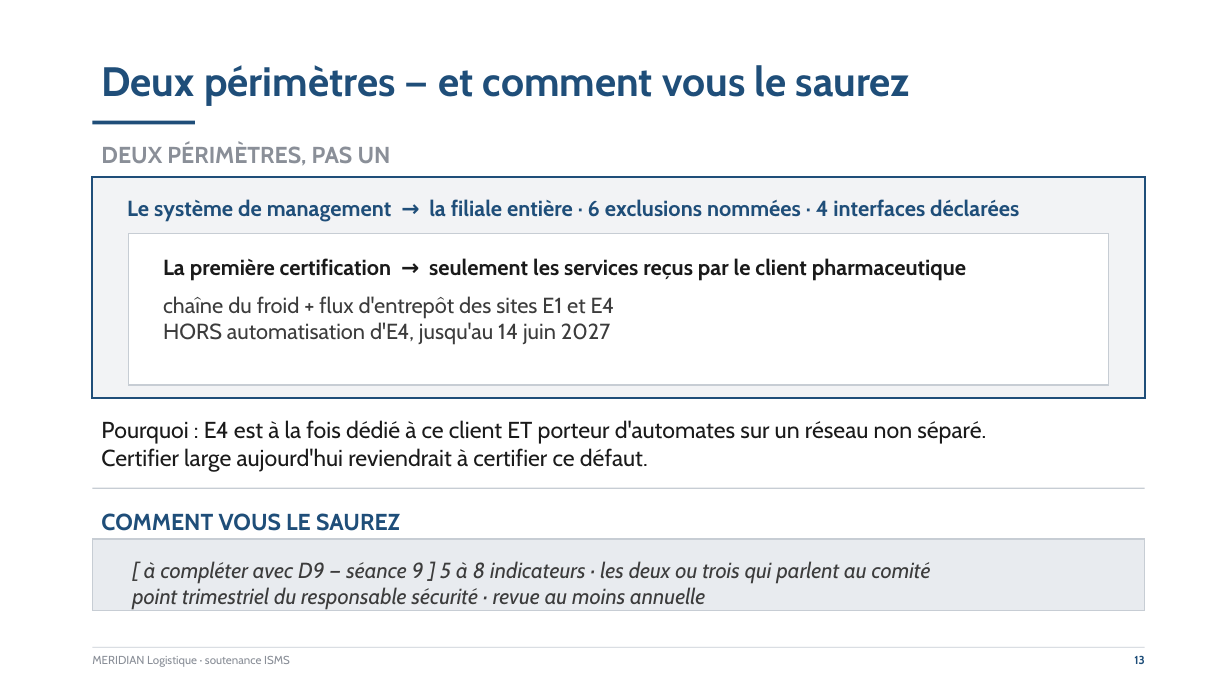
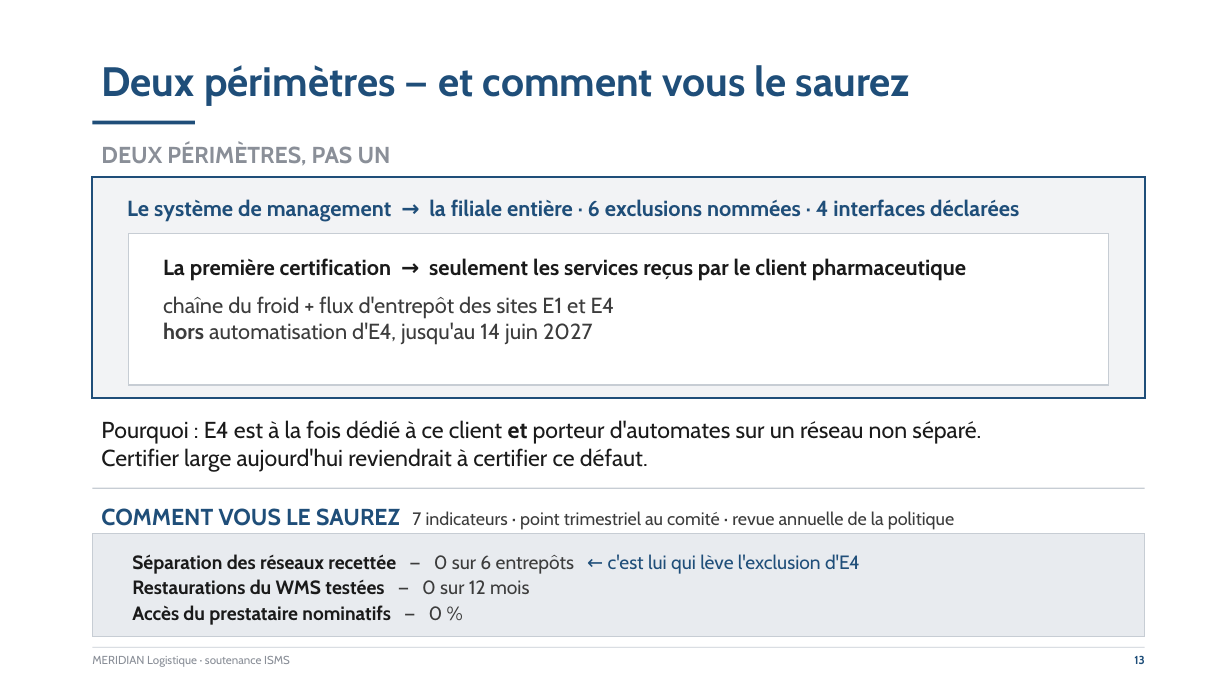
Before and after one commit to Override-6/ISMS-cours, a slide deck: slide 13 of meridian.pptx. Drawn at 1232x693 pixels with LibreOffice and Linux fonts; fonts in the diff are those of the drawing. Boxes give left, top, right and bottom in pixels: in the first picture for what was removed or moved away, otherwise in the second. Text is boxed around its words. In the diff, an @@ line names an element or a change of style, - is before the commit and + after.

Commit message:
update slides

```diff
--- a/meridian.pptx
+++ b/meridian.pptx
@@ text at [163, 296, 615, 345]: text changed @@
-chaîne du froid + flux d'entrepôt des sites E1 et E4
-HORS automatisation d'E4, jusqu'au 14 juin 2027
+chaîne du froid + flux d'entrepôt des sites E1 et E4
+hors automatisation d'E4, jusqu'au 14 juin 2027
@@ text at [101, 420, 981, 472]: text changed @@
-Pourquoi : E4 est à la fois dédié à ce client ET porteur d'automates sur un réseau non séparé.
-Certifier large aujourd'hui reviendrait à certifier ce défaut.
+Pourquoi : E4 est à la fois dédié à ce client et porteur d'automates sur un réseau non séparé.
+Certifier large aujourd'hui reviendrait à certifier ce défaut.
@@ text at [101, 508, 954, 530]: text changed; size 18 to 14 pt; text colour #1F4E79 to #3C3C3C; bold off @@
-COMMENT VOUS LE SAUREZ
+COMMENT VOUS LE SAUREZ 7 indicateurs · point trimestriel au comité · revue annuelle de la politique
@@ rectangle: place and size @@
-rectangle at [92, 539, 1145, 611]
+rectangle at [92, 534, 1145, 637]
@@ text at [132, 554, 860, 625]: text changed; size 17 to 15 pt; text colour #3C3C3C to #1A1A1A; bold on; italic off @@
-[ à compléter avec D9 — séance 9 ] 5 à 8 indicateurs · les deux ou trois qui parlent au comité
-point trimestriel du responsable sécurité · revue au moins annuelle
+Séparation des réseaux recettée — 0 sur 6 entrepôts ← c'est lui qui lève l'exclusion d'E4
+Restaurations du WMS testées — 0 sur 12 mois
+Accès du prestataire nominatifs — 0 %
```
Also in this commit, not shown: 5 other slides changed.
